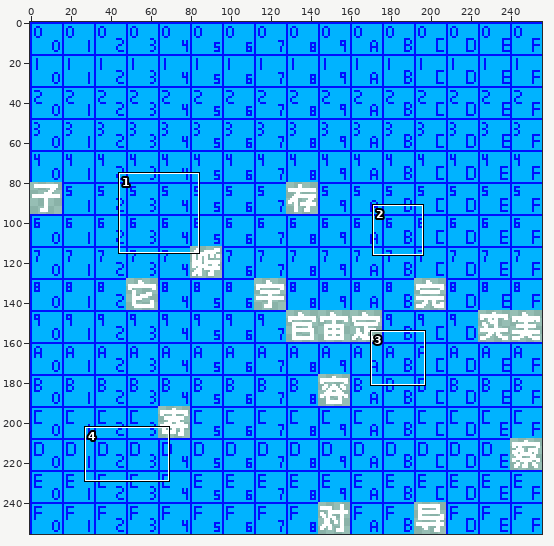
File history of a sprite sheet, assets/base/font/cosmic-reach-font-5B00.png. Above, an overview of the earlier version with the close-up marked.
Close-up. First the earlier version:
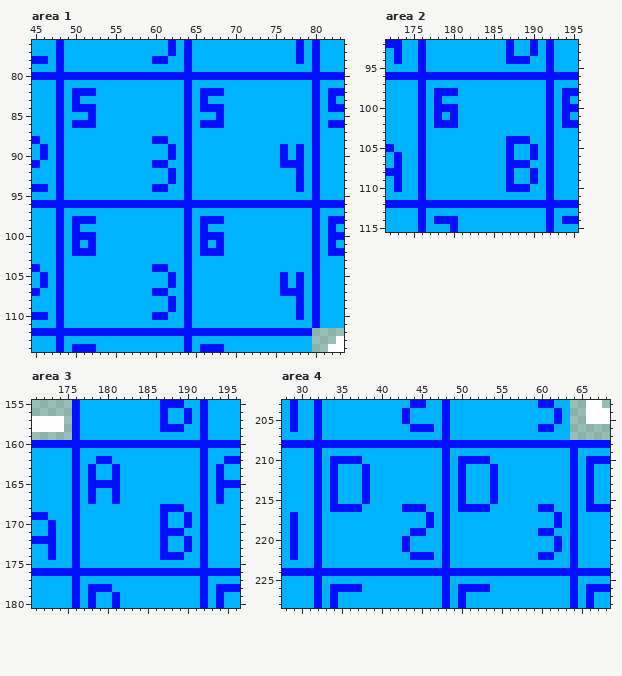
The file is 256x256 pixels. Shown: area 1: x 45..83, y 76..114; area 2: x 172..195, y 92..115; area 3: x 171..196, y 155..180; area 4: x 28..68, y 203..228. The commit also changed other parts of the picture, which this record leaves out.
The same view after the edit:
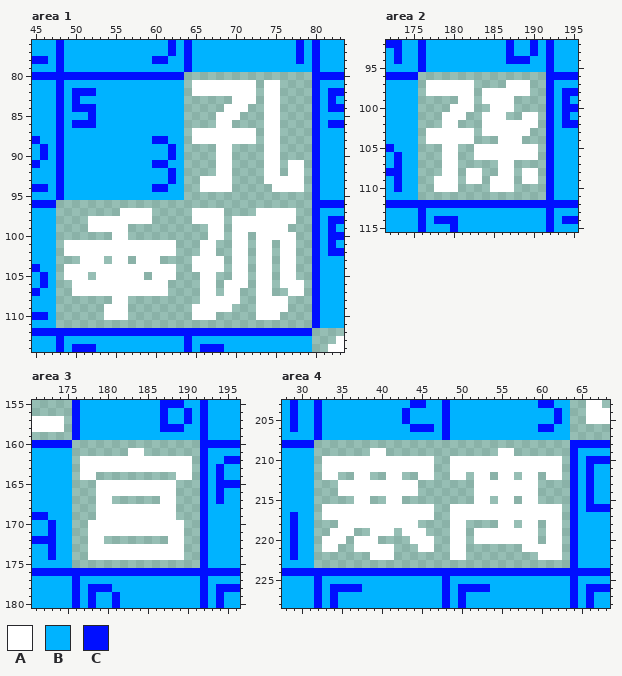
Palette (. is transparent): A #ffffff  B #00b3ff  C #000fff
Edits made:
Changed rows in their new state; - is an unchanged pixel.
Area 1:
first column x 48:
 80 ----------------................
 81 ----------------.AAAAAAAA.AA....
 82 ----------------.AAAAAAAA.AA....
 83 ----------------......AAA.AA....
 84 ----------------.....AAA..AA....
 85 ----------------....AAA...AA....
 86 ----------------....AA....AA....
 87 ----------------.AAAAAAAA.AA....
 88 ----------------.AAAAAAAA.AA....
 89 ----------------....AA....AA....
 90 ----------------....AA....AA....
 91 ----------------....AA....AA.AA.
 92 ----------------....AA....AA.AA.
 93 ----------------..AAAA....AAAAA.
 94 ----------------..AAAA.....AAAA.
 95 ----------------................
 96 ................................
 97 ........AAAA.....AAAA....AAAAA..
 98 ....AAAAAAAA.....AAAA.AAAAAAAA..
 99 ....AAAAA..........AA.AAAAAAA...
100 .......AA..........AA.AA.AAAAA..
101 .AAAAAAAAAAAAAA...AA..AA.AA.AA..
102 .AAAAAAAAAAAAAA...AA..AA.AA.AA..
103 ...AAA.AA.AAA....AAAA.AA.AA.AA..
104 .AAAAAAAAAAAAAA..AAAA.AA.AA.AA..
105 .AAA.AAAAAA.AAA...AA..AA.AA.AA..
106 ..AAAAAAAAAAAA....AA.AAA.AA.AAA.
107 ..AAAAAAAAAAAA....AA.AA..AA..AA.
108 .......AA.........AAAAA..AAAA...
109 ......AAA........AAAAA...AAAA...
110 ......AAA........AAA.....AAA....
111 ................................
Area 2:
first column x 176:
 96 ................
 97 .AAAAAA....AAA..
 98 .AAAAAA.AAAAAA..
 99 .....AA.AAAA....
100 ....AAA..AAA....
101 ...AAA..AAA..AA.
102 ...AA...AAAAAAA.
103 .AAAAAA.AAAAAA..
104 .AAAAAA...AAA...
105 ...AA..AAAAAAAA.
106 ...AA..AAAAAAAA.
107 ...AA.....AA....
108 ...AA.AA..AA.AA.
109 ..AAA.AA.AAA.AA.
110 ..AAA....AAA....
111 ................
Area 3:
first column x 176:
160 ................
161 .......AA.......
162 .AAAAAAAAAAAAAA.
163 .AAAAAAAAAAAAAA.
164 .AA..........AA.
165 ...AAAAAAAAAA...
166 ...AAAAAAAAAA...
167 ...AA......AA...
168 ...AAAAAAAAAA...
169 ...AAAAAAAAAA...
170 ..AAAAAAAAAAAA..
171 ..AAAAAAAAAAAA..
172 ..AA........AA..
173 ..AAAAAAAAAAAA..
174 ..AAAAAAAAAAAA..
175 ................
Area 4:
first column x 32:
208 ................................
209 .......AA..............AA.......
210 .AAAAAAAAAAAAAA..AAAAAAAAAAAAAA.
211 .AAAAAAAAAAAAAA..AAAAAAAAAAAAAA.
212 .AA..AA..AA..AA..AA.AA.AA.AA.AA.
213 ...AAAAAAAAAA.......AAAAAAAA....
214 ...AAAAAAAAAA.......AAAAAAAA....
215 .....AA..AA.........AA.AA.AA....
216 .AAAAAAAAAAAAAA..AAAAAAAAAAAAAA.
217 .AAAAAAAAAAAAAA..AAAAAAAAAAAAAA.
218 ...AAAAAAAAAA....AA....AA.AA.AA.
219 ..AAA..AAA.AAA...AA.AAAAAAAA.AA.
220 .AAA.AAA....AAA..AA.AAAAAAAA.AA.
221 .AA..AAAAA...AA..AA.......AAAAA.
222 .......AAA.......AA.........AAA.
223 ................................
Where, in picture pixels (left, top, right, bottom), the same in both close-ups:
changed: (56, 72, 312, 328)
changed: (418, 72, 546, 200)
changed: (72, 440, 200, 568)
changed: (314, 440, 570, 568)
